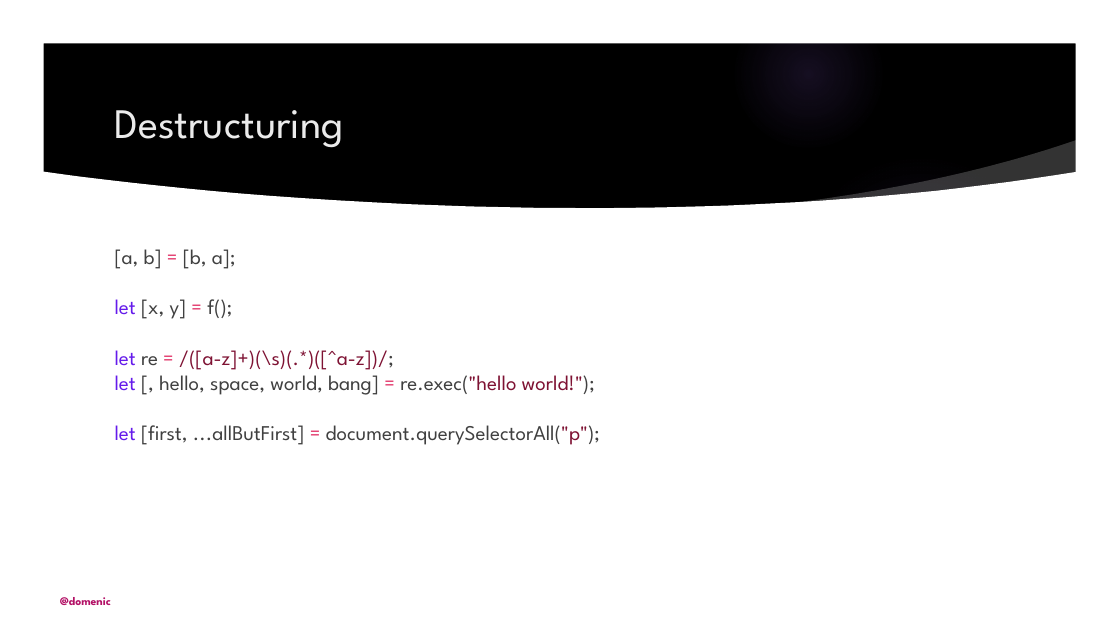
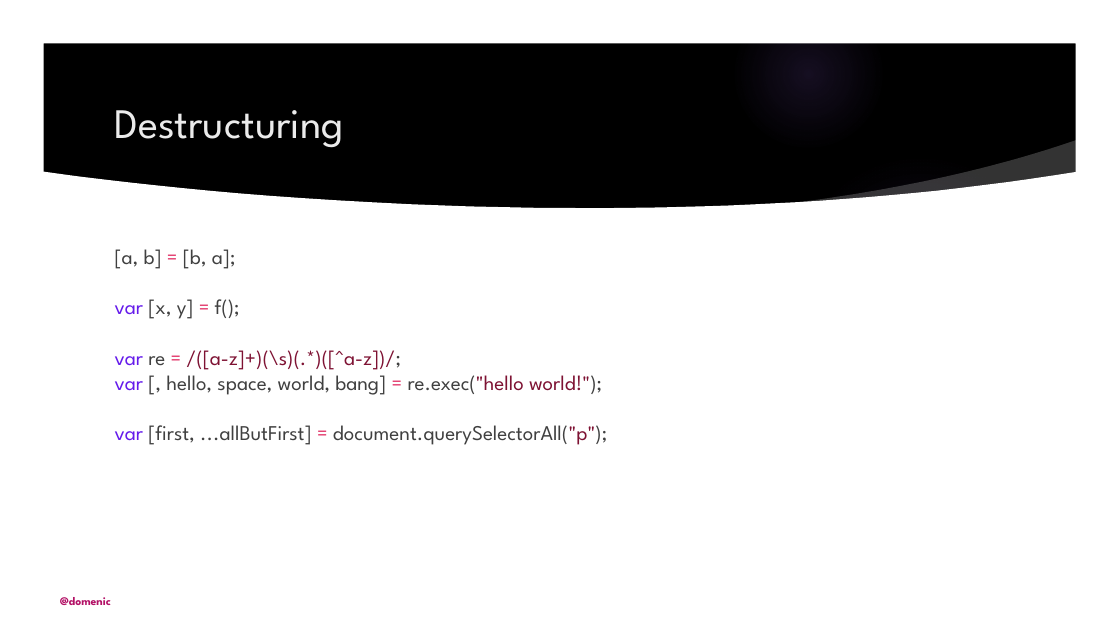
Before and after one commit to domenic/es6isnigh, a slide deck: slide 18 of assets/presentation-30-minutes.pptx (slide 24 before the commit). Drawn at 1120x630 pixels with LibreOffice and Linux fonts; fonts in the diff are those of the drawing; background and template pictures are left out. Boxes give left, top, right and bottom in pixels: in the first picture for what was removed or moved away, otherwise in the second. Text is boxed around its words. In the diff, an @@ line names an element or a change of style, - is before the commit and + after.

```diff
--- a/assets/presentation-30-minutes.pptx
+++ b/assets/presentation-30-minutes.pptx
@@ text at box(115, 249, 607, 445): text changed @@
-[a, b] = [b, a];
-let [x, y] = f();
-let re = /([a-z]+)(\s)(.*)([^a-z])/;
-let [, hello, space, world, bang] = re.exec("hello world!");
-let [first, ...allButFirst] = document.querySelectorAll("p");
+[a, b] = [b, a];
+var [x, y] = f();
+var re = /([a-z]+)(\s)(.*)([^a-z])/;
+var [, hello, space, world, bang] = re.exec("hello world!");
+var [first, ...allButFirst] = document.querySelectorAll("p");
```
Also in this commit, not shown: 4 other slides changed, 1 slide removed, 1 other file.
